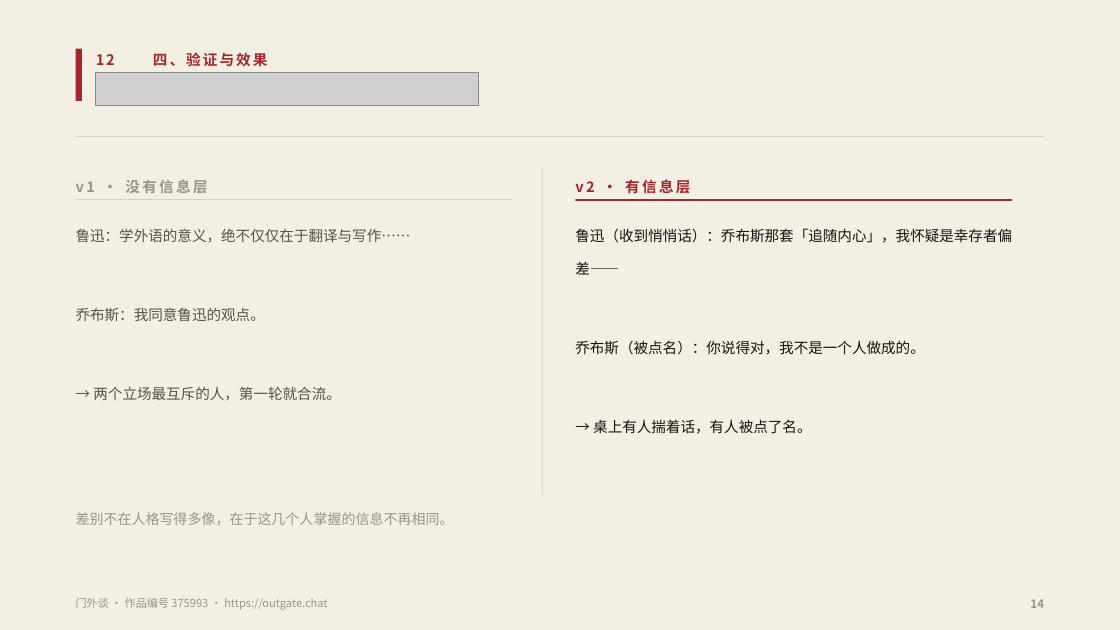
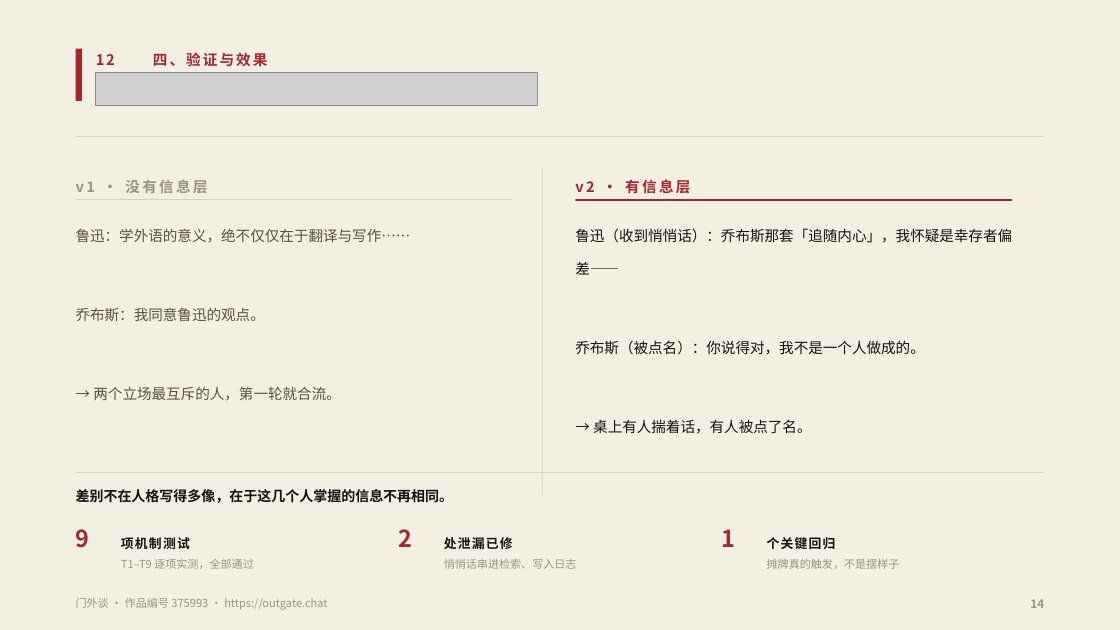
Before and after one commit to fsh114514/menwaitan, a slide deck: slide 14 of competition/答辩PPT.pptx. Drawn at 1120x630 pixels with LibreOffice and Linux fonts; fonts in the diff are those of the drawing; grey boxes stand for pictures. Boxes give left, top, right and bottom in pixels: in the first picture for what was removed or moved away, otherwise in the second. Text is boxed around its words. In the diff, an @@ line names an element or a change of style, - is before the commit and + after.

```diff
--- a/competition/答辩PPT.pptx
+++ b/competition/答辩PPT.pptx
@@ picture: place and size @@
-picture at (96, 72, 478, 106)
+picture at (96, 72, 538, 106)
@@ text "差别不在人格写得多像，在于这几个人掌握的信息不再相同。": place and size @@
-text "差别不在人格写得多像，在于这几个人掌握的信息不再相同。" at (76, 512, 454, 525)
+text "差别不在人格写得多像，在于这几个人掌握的信息不再相同。" at (76, 489, 454, 503)
@@ text "差别不在人格写得多像，在于这几个人掌握的信息不再相同。" at (76, 489, 454, 503): text colour #9A9388 to #17120D, bold on @@
@@ rectangle added at (76, 472, 1044, 473), fill #D8D0C0 @@
@@ text added at (76, 529, 90, 548), 20 pt, text #A3272C, bold @@
+9
@@ text added at (121, 537, 190, 549), 11 pt, text #17120D, bold @@
+项机制测试
@@ text added at (398, 529, 412, 547), 20 pt, text #A3272C, bold @@
+2
@@ text added at (444, 537, 513, 549), 11 pt, text #17120D, bold @@
+处泄漏已修
@@ text added at (721, 529, 735, 547), 20 pt, text #A3272C, bold @@
+1
@@ text added at (767, 537, 836, 549), 11 pt, text #17120D, bold @@
+个关键回归
@@ text added at (121, 559, 254, 569), 9.5 pt, text #9A9388 @@
+T1–T9 逐项实测，全部通过
@@ text added at (444, 559, 577, 569), 9.5 pt, text #9A9388 @@
+悄悄话串进检索、写入日志
@@ text added at (767, 559, 900, 569), 9.5 pt, text #9A9388 @@
+摊牌真的触发，不是摆样子
```
Also in this commit, not shown: 13 other slides changed, 2 other files.
